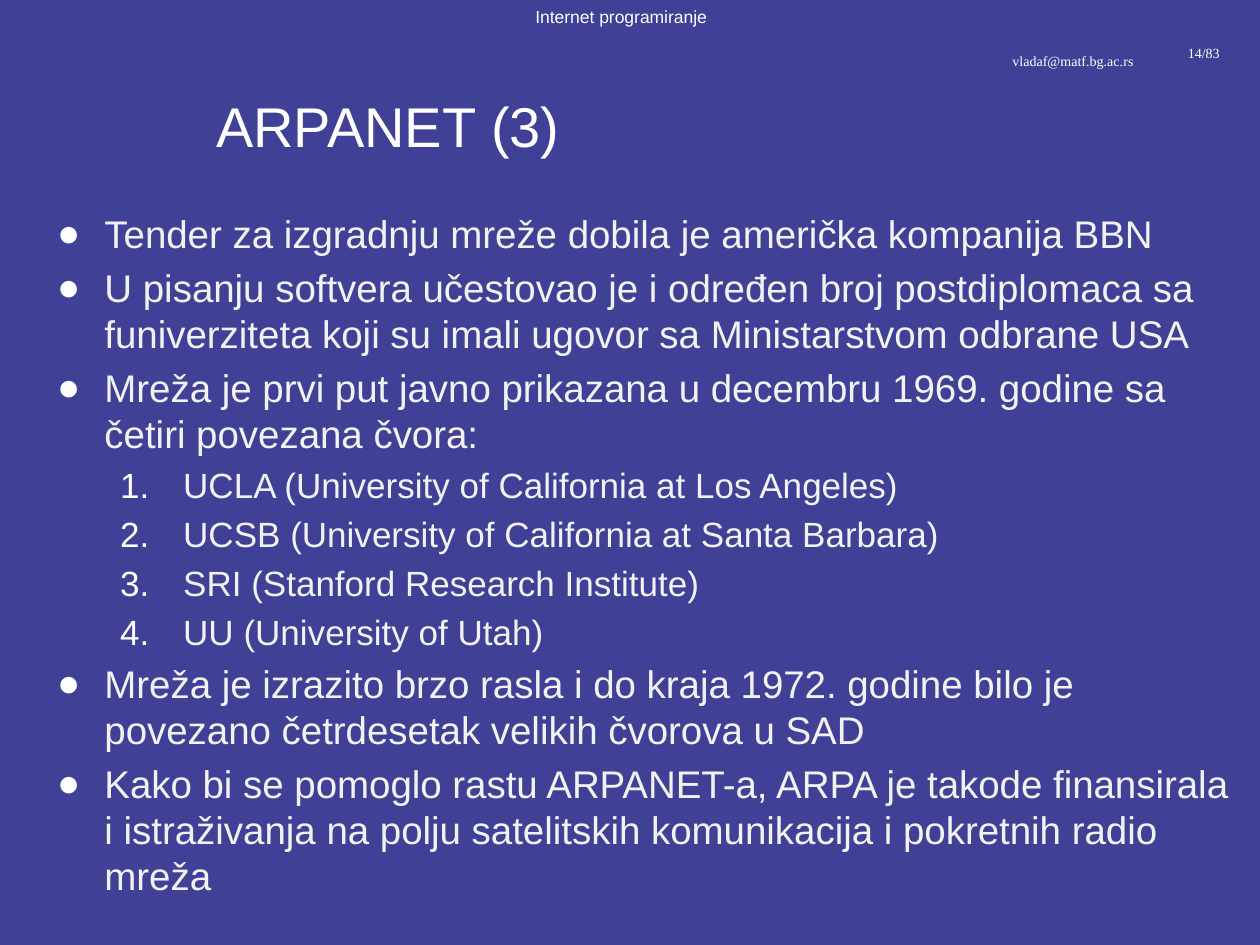
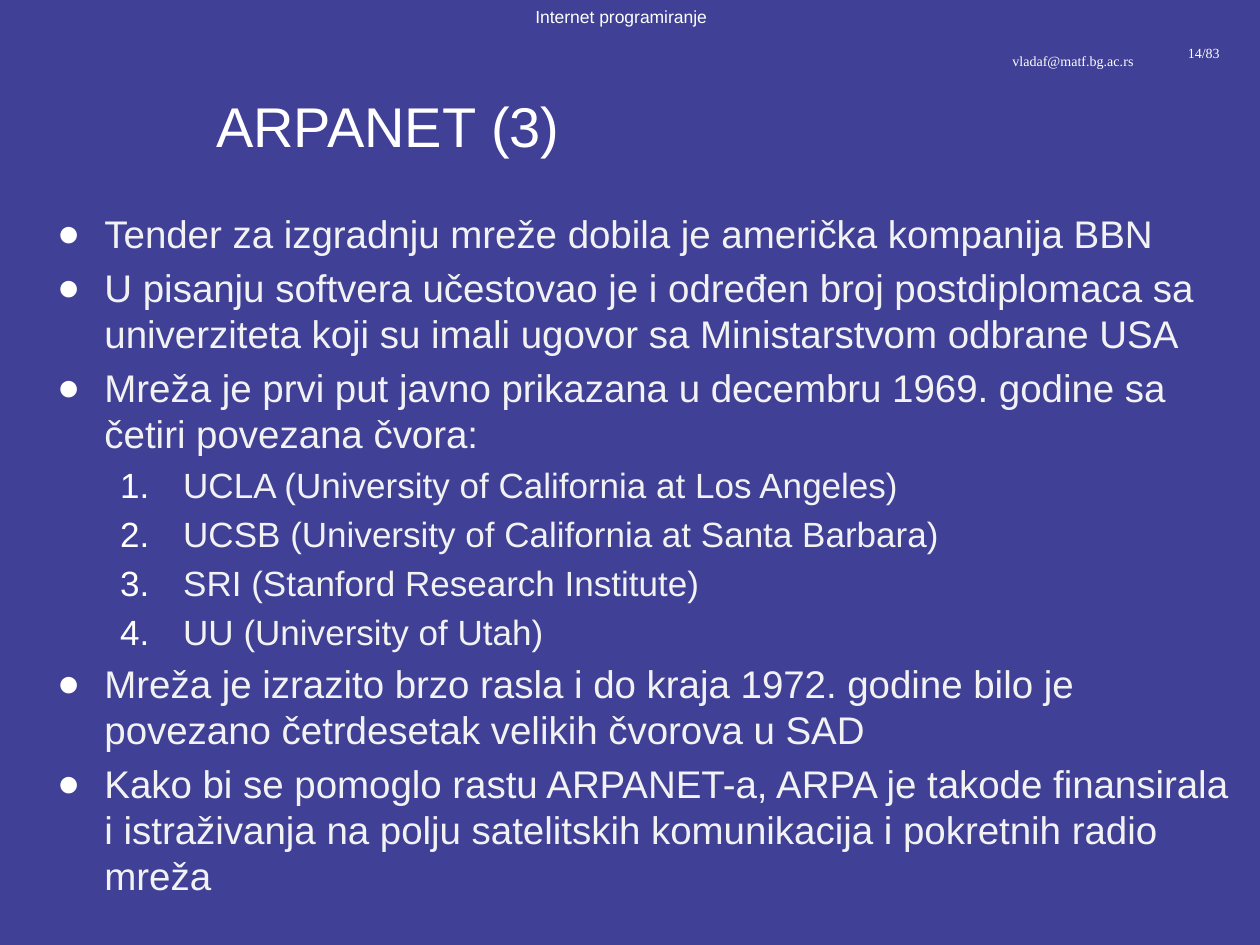
Before and after one commit to pmfbl-ip/IP, a slide deck: slide 14 of predavanja/prezentacije/IP01-02-Uvod u Internet.pptx. Drawn at 1260x945 pixels with LibreOffice and Linux fonts; fonts in the diff are those of the drawing; background and template pictures are left out. Boxes give left, top, right and bottom in pixels: in the first picture for what was removed or moved away, otherwise in the second. Text is boxed around its words. In the diff, an @@ line names an element or a change of style, - is before the commit and + after.

```diff
--- a/predavanja/prezentacije/IP01-02-Uvod u Internet.pptx
+++ b/predavanja/prezentacije/IP01-02-Uvod u Internet.pptx
@@ text at (104, 274, 1194, 355): text changed @@
-● U pisanju softvera učestovao je i određen broj postdiplomaca sa funiverziteta koji su imali ugovor sa Ministarstvom odbrane USA
+● U pisanju softvera učestovao je i određen broj postdiplomaca sa univerziteta koji su imali ugovor sa Ministarstvom odbrane USA
```
Also in this commit, not shown: 2 other slides changed, 1 other file.
